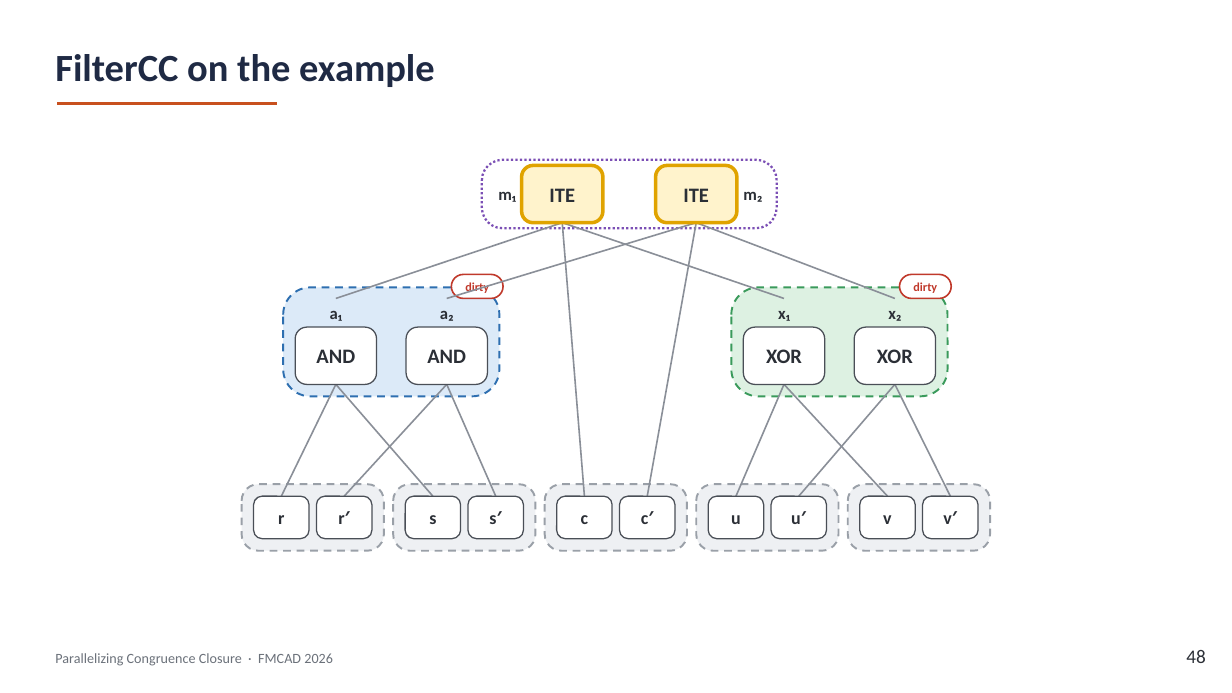
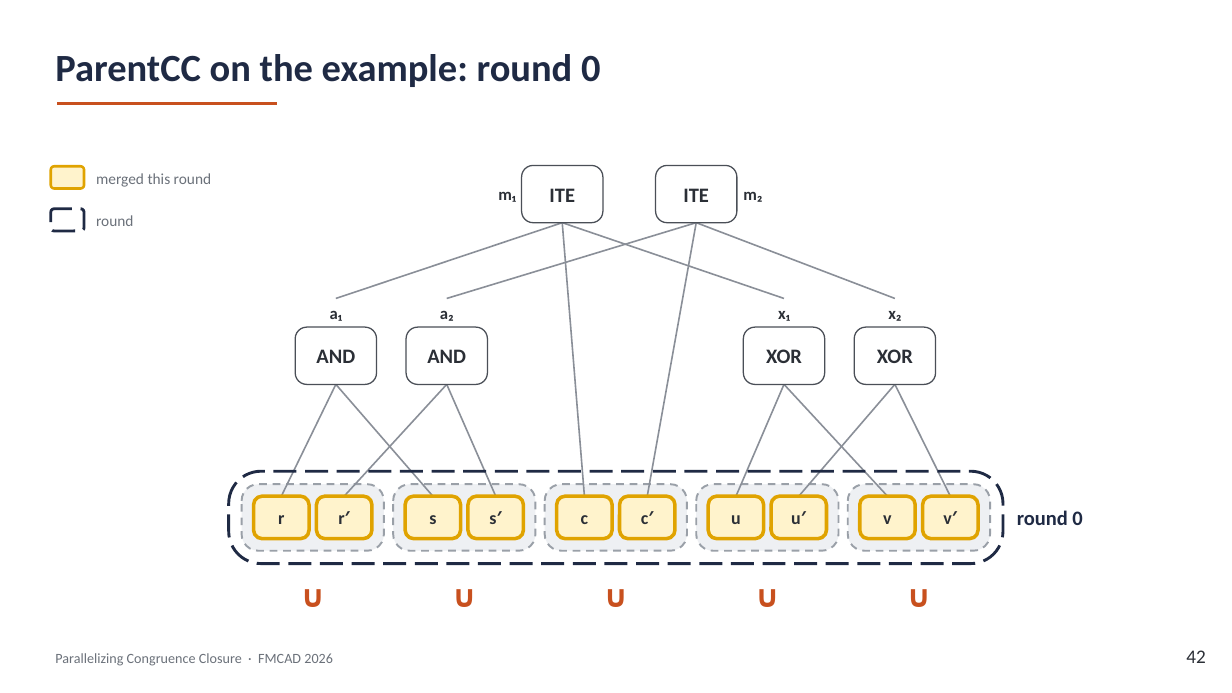
Before and after one commit to amarshah1/parallelcc-paper, a slide deck: slide 42 of slides/parallelcc-part1.pptx (slide 48 before the commit). Drawn at 1232x693 pixels with LibreOffice and Linux fonts; fonts in the diff are those of the drawing. Boxes give left, top, right and bottom in pixels: in the first picture for what was removed or moved away, otherwise in the second. Text is boxed around its words. In the diff, an @@ line names an element or a change of style, - is before the commit and + after.

```diff
--- a/slides/parallelcc-part1.pptx
+++ b/slides/parallelcc-part1.pptx
@@ text at [55, 54, 600, 87]: text changed @@
-FilterCC on the example
+ParentCC on the example: round 0
@@ rounded rectangle added at [51, 166, 84, 189], fill #FFF3CC, outline #E0A300 2 pt @@
@@ text added at [96, 173, 211, 187], 12 pt, text #6B717A @@
+merged this round
@@ rounded rectangle removed at [482, 160, 776, 228] @@
@@ rounded rectangle "ITE" at [521, 165, 603, 223]: fill #FFF3CC to #FFFFFF; outline #E0A300 2.75 pt to #4A4F57 1 pt @@
@@ rounded rectangle "ITE" at [655, 165, 737, 223]: fill #FFF3CC to #FFFFFF; outline #E0A300 2.75 pt to #4A4F57 1 pt @@
@@ rounded rectangle added at [51, 209, 84, 231], outline #1F2A44 2.25 pt dashed @@
@@ text added at [96, 215, 133, 226], 12 pt, text #6B717A @@
+round
@@ rounded rectangle removed at [283, 287, 499, 396] @@
@@ rounded rectangle removed at [451, 274, 503, 299] @@
-dirty
@@ rounded rectangle removed at [731, 287, 947, 396] @@
@@ rounded rectangle removed at [899, 274, 951, 299] @@
-dirty
@@ rounded rectangle added at [228, 471, 1003, 564], outline #1F2A44 2.25 pt dashed @@
@@ fill #FFFFFF to #FFF3CC; outline #4A4F57 1 pt to #E0A300 2.75 pt in 10 elements at [254, 496, 310, 539], [316, 496, 372, 539], [405, 496, 460, 539], [469, 496, 524, 539], [556, 496, 612, 539], [620, 496, 676, 539], [709, 496, 764, 539], [771, 496, 826, 539], [860, 496, 915, 539], [922, 496, 978, 539] @@
@@ text added at [1017, 510, 1082, 525], 16 pt, text #1F2A44, bold @@
+round 0
@@ text added at [280, 572, 345, 618], 24 pt, text #C8501E, bold @@
+∪
@@ text added at [432, 572, 496, 618], 24 pt, text #C8501E, bold @@
+∪
@@ text added at [584, 572, 649, 618], 24 pt, text #C8501E, bold @@
+∪
@@ text added at [736, 572, 800, 618], 24 pt, text #C8501E, bold @@
+∪
@@ text added at [887, 572, 952, 618], 24 pt, text #C8501E, bold @@
+∪
@@ text at [1186, 650, 1205, 663]: text changed @@
-48
+42
```
Also in this commit, not shown: 7 other slides changed, 1 slide added, 1 other file.
